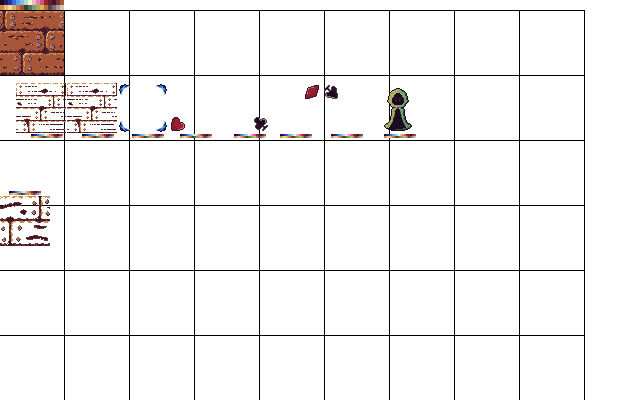
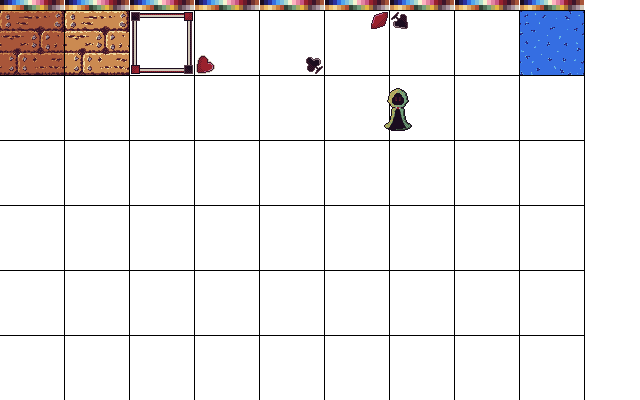
Layers edited between the first and the second 640 x 400 image:
painted on "Layer #2" over [0, 11, 584, 75]
painted on "Layer #1" over [0, 0, 584, 246]
painted on "Layer" over [65, 11, 129, 75]
